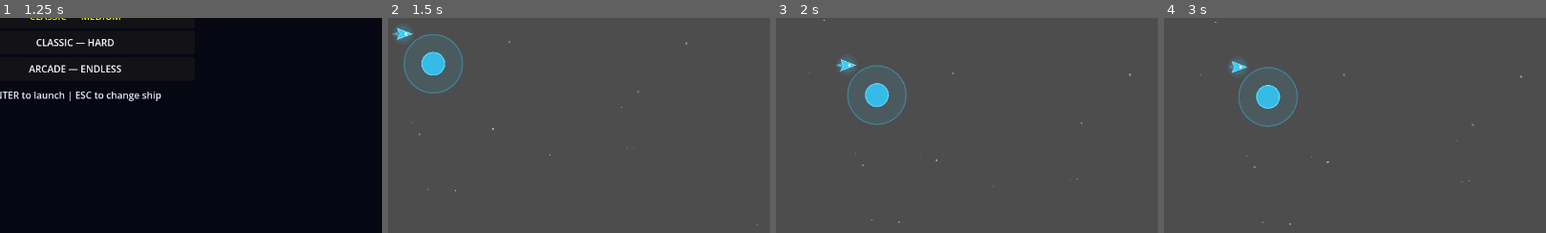
Above: before the commit, frames 1-4 (left to right).
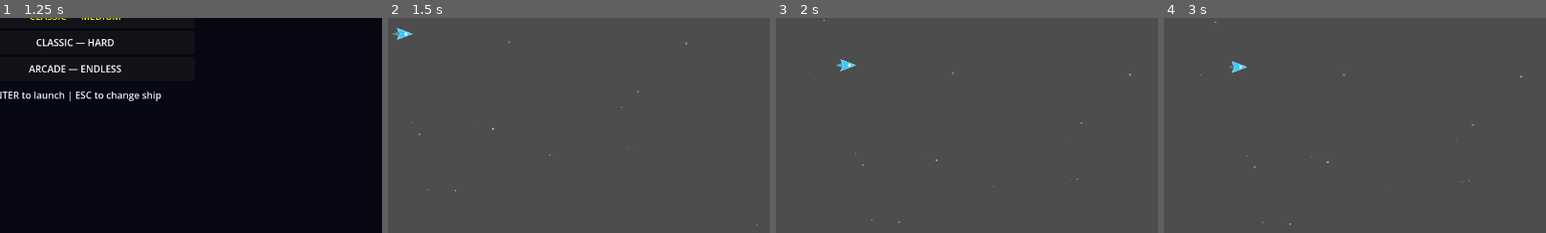
Above: after the commit, the same moments.

Repository: jlromgaz/Astro-Reaper
Game: Godot game, scene res://scenes/ui/main_menu.tscn
The game is run twice, just before and just after one commit, with the same random seed, the same clock (stepped at 60 frames per second) and the same inputs.
Inputs:
- Up to frame 1 (1.25 s): click "CONTINUE" at 0.5 s
- Up to frame 2 (1.5 s): click "CLASSIC — EASY" at 1.25 s
- Up to frame 3 (2 s): no input
- Up to frame 4 (3 s): click "II" at 2 s; click "Resume" at 2.75 s
The pictures show only the part of the screen within x 40-90%, y 38-88%; the shares and areas given below are measured in that part.

Frame 1 is identical in both runs. In frame 2, 1.0% of the frame differs, in the area x 2-20%, y 3-36%; in frame 3, 1.1%, in the area x 16-35%, y 18-50%; in frame 4, 1.1%.

Commit message:
fix(ui): remove ship glow halo and hide joystick on desktop
Remove the decorative glow circles from player_ship_visual that appeared
as a blue sphere at screen center. Hide the virtual joystick when no
touchscreen is available so it does not render on desktop/web keyboard play.

Diff:
--- a/scripts/player/player_ship_visual.gd
+++ b/scripts/player/player_ship_visual.gd
@@ -82,7 +82,6 @@
 
 func _draw() -> void:
 	_draw_engine_flame()
-	_draw_glow()
 	_draw_body()
 	_draw_shield()
 
@@ -94,11 +93,6 @@
 		Vector2(-8, 4), Vector2(-8 - flame_len, 0), Vector2(-8, -4),
 	]
 	draw_colored_polygon(flame, Color(Palette.PLAYER_GLOW, 0.6 * flicker))
-
-
-func _draw_glow() -> void:
-	draw_circle(Vector2.ZERO, 18.0, Color(_body_color, 0.10))
-	draw_circle(Vector2.ZERO, 13.0, Color(_body_color, 0.12))
 
 
 func _draw_body() -> void:
--- a/scripts/ui/virtual_joystick.gd
+++ b/scripts/ui/virtual_joystick.gd
@@ -15,6 +15,8 @@
 
 func _ready() -> void:
 	_base_center = size / 2
+	if not DisplayServer.is_touchscreen_available():
+		visible = false
 
 
 func _input(event: InputEvent) -> void:
